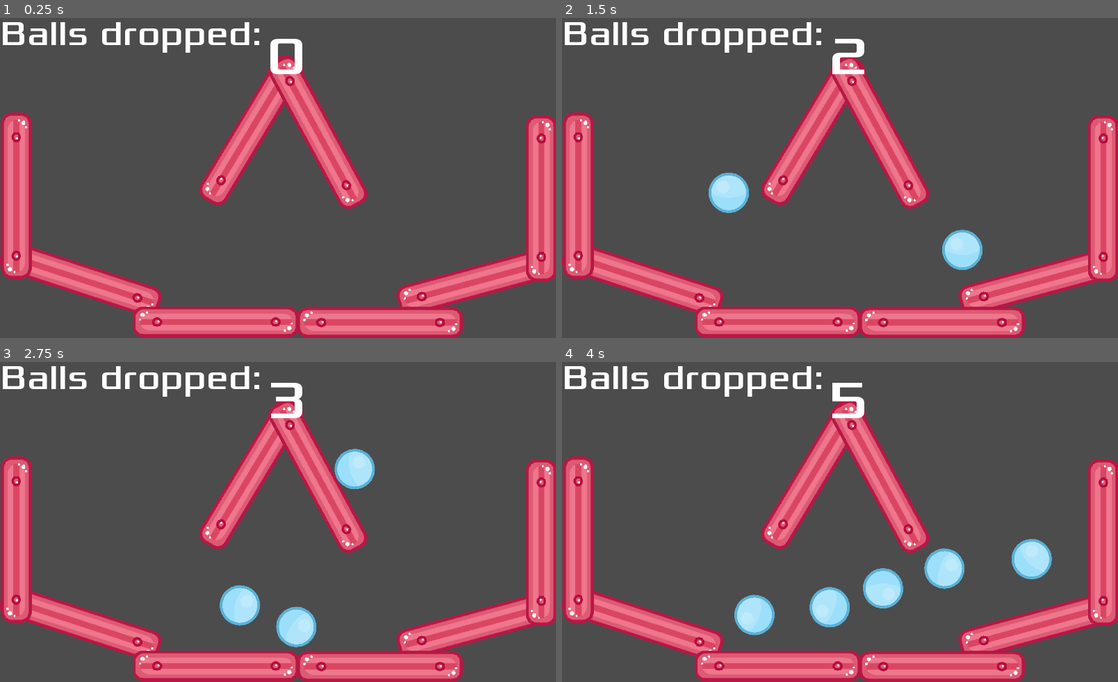
Above: before the commit, frames 1-4 (two rows, left to right).
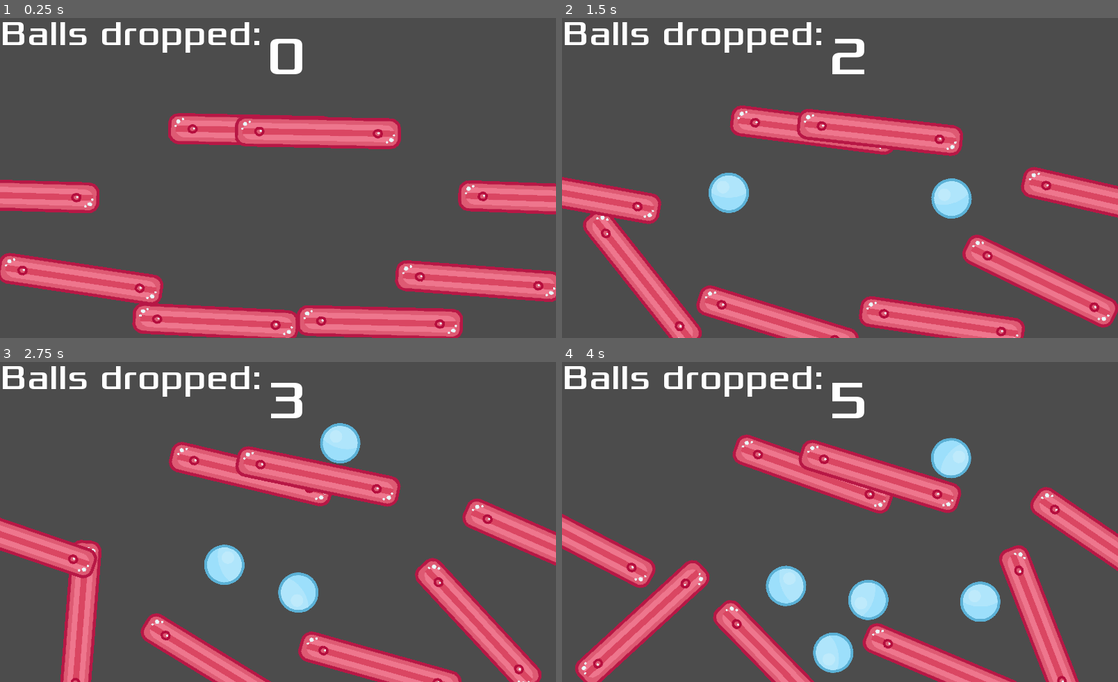
Above: after the commit, the same moments.

Repository: ahungry/games-scratch
Game: Godot game, scene res://Main.tscn
Two runs of this game, one before a commit and one after it. Both use one fixed random seed, a clock stepped at 60 frames per second and the inputs below.
Inputs (mouse positions are in pixels of both pictures, inside the frame that each line leads up to):
- Up to frame 1 (0.25 s): no input
- Up to frame 2 (1.5 s): move the mouse to (962, 158) at 0.52 s; press the mouse at (962, 158) at 0.53 s; move the mouse to (728, 190) at 1.27 s; release the mouse at (728, 190) at 1.28 s; click (728, 190) at 1.35 s
- Up to frame 3 (2.75 s): move the mouse to (333, 448) at 2.02 s; press the mouse at (333, 448) at 2.03 s
- Up to frame 4 (4 s): move the mouse to (812, 582) at 2.77 s; release the mouse at (812, 582) at 2.78 s; click (812, 582) at 2.85 s; move the mouse to (1006, 566) at 3.52 s; press the mouse at (1006, 566) at 3.53 s

The runs differ from the first frame. In frame 1, 21% of the frame differs, in the area x 0-100%, y 11-100%; in frame 2, 28%; in frame 3, 32%; in frame 4, 35%, in the area x 0-100%, y 12-100%.

Commit message:
Add rotating platforms

Diff:
--- a/falling-balls/Main.gd
+++ b/falling-balls/Main.gd
@@ -3,15 +3,27 @@
 export (PackedScene) var Ball
 
 var balls = 0
+var rot = 0
 
 func _ready():
 	$Music.play()
 
 func _input(event):
 	if event.is_action_pressed("click"):
-		$Drop.play()
+		# $Drop.play()
 		balls += 1
 		var new_ball = Ball.instance()
 		new_ball.position = get_viewport().get_mouse_position()
 		add_child(new_ball)
 		$HUD.score = balls
+
+func _process(delta):
+	rot += 0.01
+	$WallContainer/Wall8.rotation = rot / 8
+	$WallContainer/Wall7.rotation = rot / 7
+	$WallContainer/Wall6.rotation = rot / 6
+	$WallContainer/Wall5.rotation = rot / 5
+	$WallContainer/Wall4.rotation = rot / 4
+	$WallContainer/Wall3.rotation = rot / 3
+	$WallContainer/Wall2.rotation = rot / 2
+	$WallContainer/Wall1.rotation = rot / 1
--- a/falling-balls/Main.tscn
+++ b/falling-balls/Main.tscn
@@ -155,7 +155,7 @@
 
 editor/display_folded = true
 position = Vector2( 30.2087, 337.685 )
-rotation = 1.5708
+rotation = 0.698132
 input_pickable = false
 collision_layer = 1
 collision_mask = 1
@@ -241,9 +241,11 @@
 
 [node name="Drop" type="AudioStreamPlayer" parent="." index="3"]
 
+pause_mode = 2
 stream = ExtResource( 6 )
 volume_db = 0.0
 pitch_scale = 1.0
 autoplay = false
 mix_target = 0
 bus = "Master"
+_sections_unfolded = [ "Pause" ]
